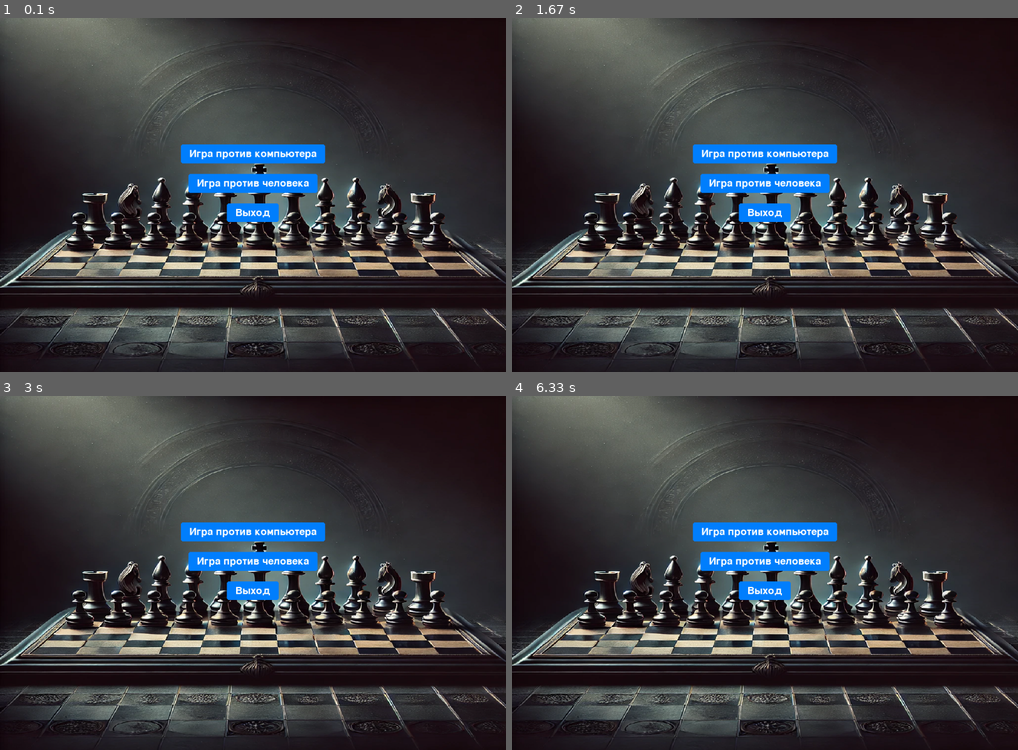
Above: before the commit, frames 1-4 (two rows, left to right).
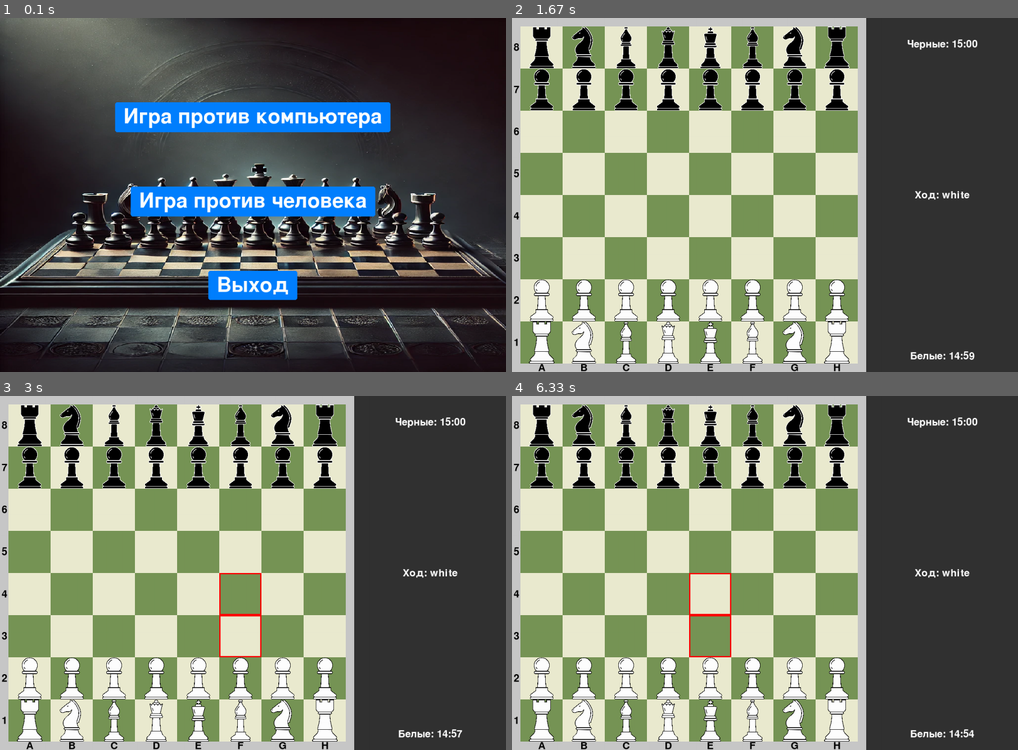
Above: after the commit, the same moments.

Repository: DecidedViewerDumb/ChessPyGame
Game: pygame game, started from main.py
Two runs of this game, one before a commit and one after it. Both use one fixed random seed, a clock stepped at 60 frames per second and the inputs below.
Inputs (mouse positions are in pixels of both pictures, inside the frame that each line leads up to):
- Up to frame 1 (0.1 s): no input
- Up to frame 2 (1.67 s): click (765, 195) at 0.38 s; click (815, 272) at 0.72 s; click (608, 276) at 1.05 s
- Up to frame 3 (3 s): click (227, 665) at 1.88 s
- Up to frame 4 (6.33 s): click (689, 675) at 6.05 s

The runs differ from the first frame. In frame 1, 12% of the frame differs, in the area x 22-78%, y 23-80%; in frame 2, 86%; in frame 3, 86%, in the area x 0-100%, y 0-100%; in frame 4, 86%.

Commit message:
Размер кнопок + отображение короля под шахом

Diff:
--- a/classes/board.py
+++ b/classes/board.py
@@ -244,6 +244,9 @@
     def is_stalemate(self, color):
         return self.state_checker.is_stalemate(color)
 
+    def get_king_position(self, color):
+        return self.state_checker.find_king_position(color)
+
     def draw(self, screen):
         self.renderer.draw(screen)
 
--- a/classes/board_renderer.py
+++ b/classes/board_renderer.py
@@ -69,3 +69,10 @@
                 piece = self.board.grid[row][col]
                 if piece:
                     piece.draw(screen)
+
+        # Подсветка короля под шахом
+        current_player_king_pos = self.board.get_king_position(self.board.current_player)
+        if self.board.state_checker.is_king_in_check(self.board.current_player):
+            x = self.start_x + current_player_king_pos[1] * self.cell_size
+            y = self.start_y + current_player_king_pos[0] * self.cell_size
+            pygame.draw.rect(screen, (255, 0, 0, 100), (x, y, self.cell_size, self.cell_size), 5)
--- a/classes/game_state_checker.py
+++ b/classes/game_state_checker.py
@@ -94,3 +94,14 @@
                     if piece.get_valid_moves(self.board.grid):
                         return False
         return True
+
+    def find_king_position(self, color):
+        """
+        Находит позицию короля указанного цвета
+        """
+        for row in range(8):
+            for col in range(8):
+                piece = self.board.grid[row][col]
+                if isinstance(piece, King) and piece.color == color:
+                    return row, col
+        return None
--- a/classes/menu.py
+++ b/classes/menu.py
@@ -11,7 +11,7 @@
         """
         self.screen_width = screen_width
         self.screen_height = screen_height
-        self.font = pygame.font.Font(None, 36)  # Создаем шрифт здесь
+        self.font = pygame.font.Font(None, 72)  # Создаем шрифт здесь
         self.buttons = self.create_buttons()
 
     def create_buttons(self):
@@ -19,8 +19,8 @@
         Создает кнопки для меню.
         :return: Список кнопок.
         """
-        vertical_spacing = 70  # Расстояние между кнопками
-        start_y = 300  # Начальная позиция по Y
+        vertical_spacing = 200  # Расстояние между кнопками
+        start_y = 200  # Начальная позиция по Y
         buttons = [
             Button(start_y, "Игра против компьютера", self.font, (0, 128, 255), (0, 255, 128), (255, 255, 255), self.screen_width),
             Button(start_y + vertical_spacing, "Игра против человека", self.font, (0, 128, 255), (0, 255, 128), (255, 255, 255), self.screen_width),
--- a/main.py
+++ b/main.py
@@ -68,9 +68,9 @@
     """
     pygame.display.set_caption("Select timer")
     # Создание кнопок для выбора таймера
-    font = pygame.font.Font(None, 36)
-    vertical_spacing = 70  # Расстояние между кнопками
-    start_y = 300  # Начальная позиция по Y
+    font = pygame.font.Font(None, 72)
+    vertical_spacing = 200  # Расстояние между кнопками
+    start_y = 200  # Начальная позиция по Y
     buttons = [
         Button(start_y, "5 минут", font, (0, 128, 255), (0, 255, 128), (255, 255, 255), screen_width),
         Button(start_y + vertical_spacing, "10 минут", font, (0, 128, 255), (0, 255, 128), (255, 255, 255), screen_width),
